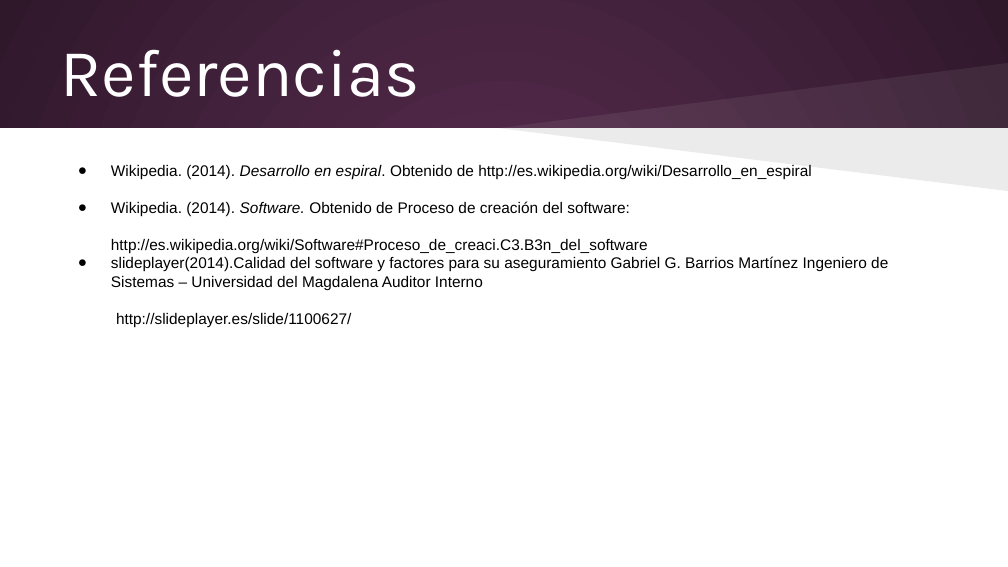
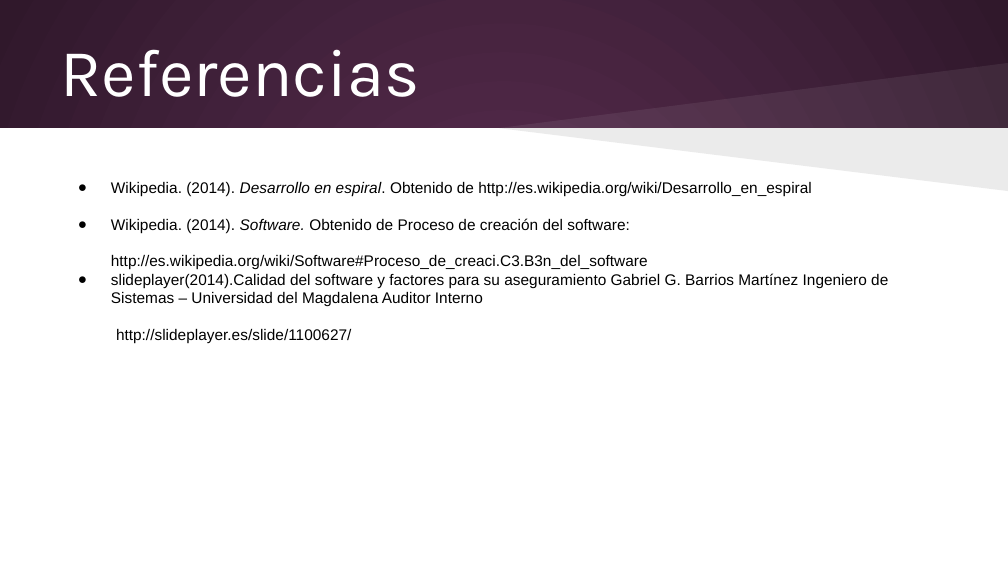
Before and after one commit to elizabethvillalobos/cenfotec-proyecto-1, a slide deck: slide 29 of Entregables/Alvaro/Metodologías de Desarrollo/Presentación viernes 13 de junio.pptx (slide 28 before the commit). Drawn at 1008x567 pixels with LibreOffice and Linux fonts; fonts in the diff are those of the drawing. Boxes give left, top, right and bottom in pixels: in the first picture for what was removed or moved away, otherwise in the second. Text is boxed around its words. In the diff, an @@ line names an element or a change of style, - is before the commit and + after.

```diff
--- a/Entregables/Alvaro/Metodologías de Desarrollo/Presentación viernes 13 de junio.pptx
+++ b/Entregables/Alvaro/Metodologías de Desarrollo/Presentación viernes 13 de junio.pptx
@@ text "Wikipedia. (2014). Desarrollo en espiral. ..." moved from (x1=111, y1=164, x2=888, y2=327) to (x1=111, y1=182, x2=888, y2=344) @@
```
Also in this commit, not shown: 16 other slides changed, 1 slide added, 26 other files.
